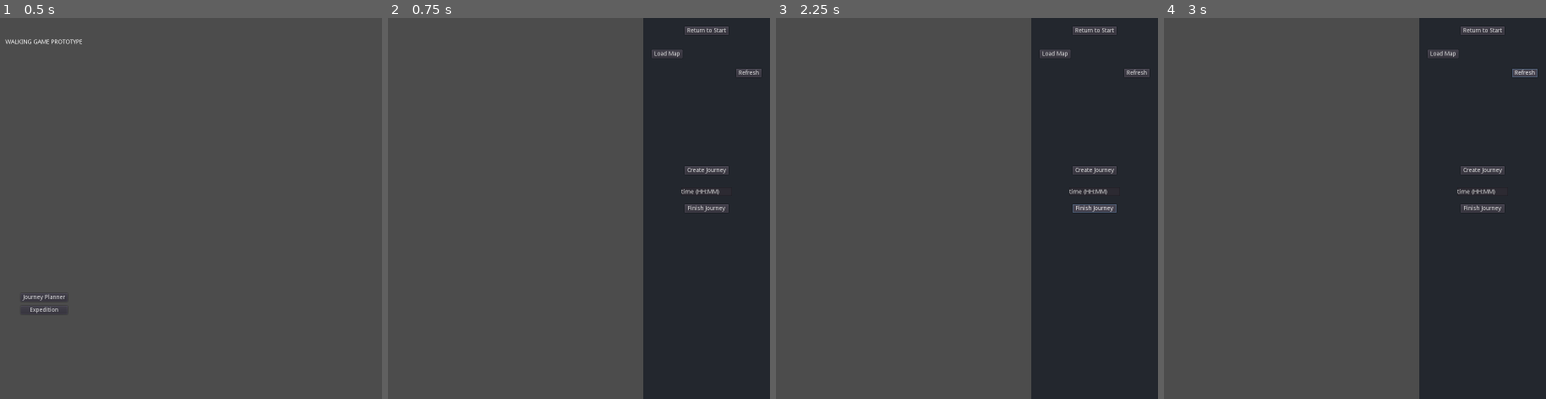
Above: before the commit, frames 1-4 (left to right).
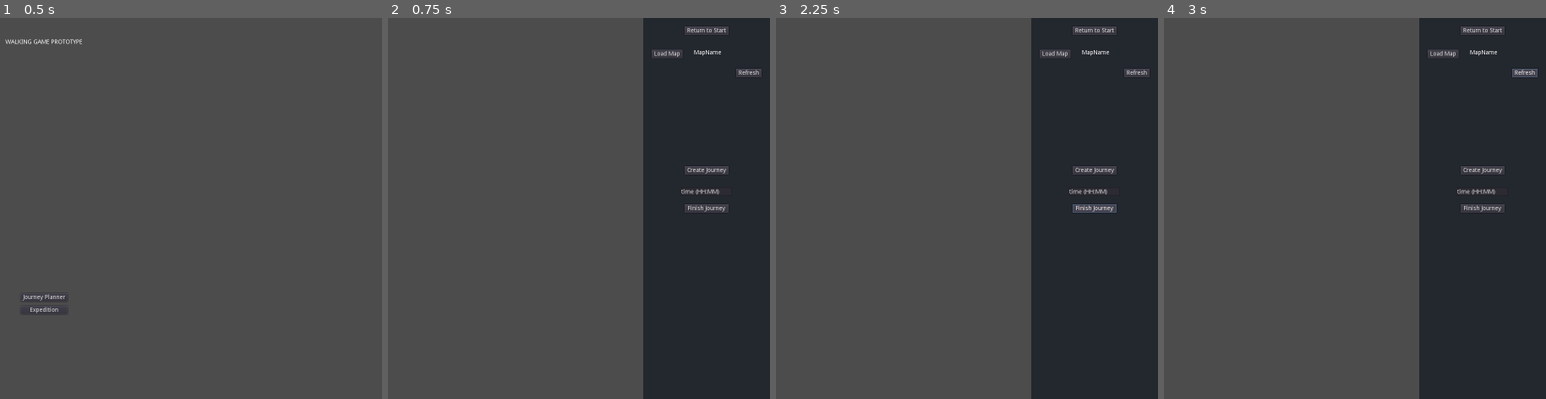
Above: after the commit, the same moments.

Repository: Barodas/WalkingGame_Proto01
Game: Godot game, scene res://Game.tscn
Same seed, same stepped clock (60 frames per second), same inputs: the game is played once before the commit and once after it.
Inputs:
- Up to frame 1 (0.5 s): no input
- Up to frame 2 (0.75 s): click "Journey Planner" at 0.5 s
- Up to frame 3 (2.25 s): click "Load Map" at 1.25 s; click "Finish Journey" at 2 s
- Up to frame 4 (3 s): click "Refresh" at 2.75 s

Frame 1 is identical in both runs. In frame 2, less than 0.1% of the frame differs, in the area x 80-88%, y 8-10%; in frame 3, less than 0.1%; in frame 4, less than 0.1%.

Commit message:
Display selected journey path on map
-Fixed journey position loading issue (now saves Vector2 data as separate x,y entries)

Diff:
--- /dev/null
+++ b/JourneyFileButton.gd
@@ -0,0 +1,14 @@
+extends ToolButton
+
+signal file_selected(name)
+
+var file_name
+
+func initialise(name):
+	file_name = name
+	var display_name = name.replace("journey_", "")
+	display_name = display_name.replace(".json", "")
+	text = display_name
+
+func _on_JourneyFileButton_pressed():
+	emit_signal("file_selected", file_name)
--- a/JourneyFileButton.tscn
+++ b/JourneyFileButton.tscn
@@ -1,6 +1,11 @@
-[gd_scene format=2]
+[gd_scene load_steps=2 format=2]
+
+[ext_resource path="res://JourneyFileButton.gd" type="Script" id=1]
 
 [node name="JourneyFileButton" type="ToolButton"]
 margin_right = 12.0
 margin_bottom = 22.0
 text = "journey_datetime"
+script = ExtResource( 1 )
+
+[connection signal="pressed" from="." to="." method="_on_JourneyFileButton_pressed"]
--- a/JourneyPlanner.gd
+++ b/JourneyPlanner.gd
@@ -1,6 +1,7 @@
 extends CanvasLayer
 
 export (PackedScene) var path_node_scene
+export (PackedScene) var journey_file_button_scene
 
 signal set_journey(map_texture, journey)
 
@@ -8,11 +9,13 @@
 var mouse_position
 var hovered_node
 
-var node_list =  []
+var node_list = []
 var journey_file_list = []
 
 var loaded_map_texture
-var loaded_journey
+var loaded_journey = []
+
+var preview_selected_journey
 
 func save(data):
 	var file = File.new()
@@ -45,13 +48,11 @@
 	dir.list_dir_end()
 
 	for file in files:
-		var button = ToolButton.new()
-		var display_name = file.replace("journey_", "")
-		display_name = display_name.replace(".json", "")
-		button.text = display_name
+		var button = journey_file_button_scene.instance()
+		button.initialise(file)
 		journey_file_list.push_back(button)
 		$UIPanel/ScrollContainer/VBoxContainer.add_child(button)
-		button.connect("pressed", self, "_on_Journey_Button_pressed")
+		button.connect("file_selected", self, "_on_File_Selected")
 
 	# TODO: Selecting a journey should display it on the map
 	# TODO: Send selected map to game
@@ -77,7 +78,8 @@
 	var image = Image.new()
 	var error = image.load(file_path)
 	if error != OK:
-		pass # TODO: Warn user that map hasnt loaded
+		print("ERROR: Failed to load map")
+		return
 	var texture = ImageTexture.new()
 	texture.create_from_image(image, 0)
 	$Map.texture = texture
@@ -85,6 +87,28 @@
 	$UIPanel/MapLabel.text = file
 
 
+func set_journey():
+	# TODO: Check for invalid map/journey
+	emit_signal("set_journey", loaded_map_texture, loaded_journey)
+	show_preview()
+
+
+func show_preview():
+	if node_list.size() > 0:
+		remove_nodes(node_list.front())
+
+	for position in loaded_journey:
+		var node = path_node_scene.instance()
+#		node.connect("hover_enter", self, "_on_PathNode_hover_enter")
+#		node.connect("hover_exit", self, "_on_PathNode_hover_exit")
+		node.get_node("ColorRect").visible = false
+		node.position = position
+		if !node_list.empty():
+			node.set_line(node_list.back().position)
+		node_list.push_back(node)
+		add_child(node)
+
+
 func _ready():
 	load_map()
 	load_journey_list()
@@ -98,14 +122,18 @@
 
 	# Remove hovered node
 	if Input.is_action_pressed("click_right") and hovered_node != null:
-		print("Removing Hovered Node")
-		var hovered_index = node_list.find(hovered_node)
-		var node_list_size = node_list.size()
-		for _i in range(node_list_size, hovered_index, -1):
-			var node = node_list.pop_back()
-			node.queue_free()
+		remove_nodes(hovered_node)
 		hovered_node = null
-		print("Removed ", node_list_size - hovered_index, " Nodes")
+
+
+func remove_nodes(target_node):
+	print("Removing Hovered Node")
+	var target_index = node_list.find(target_node)
+	var node_list_size = node_list.size()
+	for _i in range(node_list_size, target_index, -1):
+		var node = node_list.pop_back()
+		node.queue_free()
+	print("Removed ", node_list_size - target_index, " Nodes")
 
 
 func _on_CreateJourney_pressed():
@@ -125,13 +153,21 @@
 
 	var node_positions = []
 	for node in node_list:
-		node_positions.push_back(node.position)
+		loaded_journey.push_back(node.position)
+		node_positions.push_back({
+			"x" : node.position.x,
+			"y" : node.position.y
+			})
 
 	var output = {
 		"time" : $UIPanel/TimeInput.text,
 		"nodes" : node_positions
 	}
 	save(output)
+
+	remove_nodes(node_list.front())
+	set_journey()
+	load_journey_list()
 
 
 func _on_Map_gui_input(event):
@@ -175,5 +211,21 @@
 	load_map()
 
 
-func _on_Journey_Button_pressed():
-	emit_signal("set_journey", loaded_map_texture, loaded_journey)
+func _on_File_Selected(name):
+	if is_tracking == true:
+		return
+
+	# TODO: Load time and pass to game as well
+
+	var file_name = "user://" + name
+	var file = File.new()
+	if not file.file_exists(file_name):
+		return
+	file.open(file_name, File.READ)
+	var data = parse_json(file.get_as_text())
+	var nodes = []
+	for node in data.nodes:
+		nodes.push_back(Vector2(node.x, node.y))
+	loaded_journey = nodes
+
+	set_journey()
--- a/JourneyPlanner.tscn
+++ b/JourneyPlanner.tscn
@@ -1,11 +1,13 @@
-[gd_scene load_steps=3 format=2]
+[gd_scene load_steps=4 format=2]
 
+[ext_resource path="res://JourneyFileButton.tscn" type="PackedScene" id=1]
 [ext_resource path="res://JourneyPlanner.gd" type="Script" id=2]
 [ext_resource path="res://PathNode.tscn" type="PackedScene" id=3]
 
 [node name="JourneyPlanner" type="CanvasLayer"]
 script = ExtResource( 2 )
 path_node_scene = ExtResource( 3 )
+journey_file_button_scene = ExtResource( 1 )
 
 [node name="Map" type="TextureRect" parent="."]
 anchor_right = 1.0
